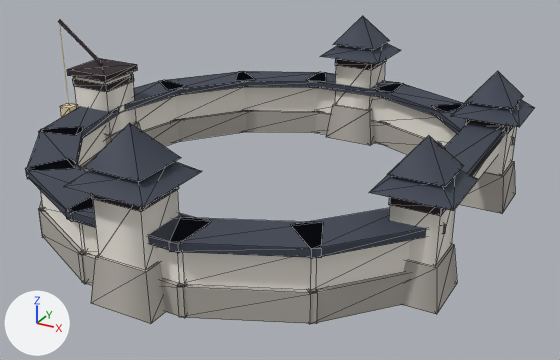
Two versions of the glTF model assets/sakura/bases/base_builder_walls_2.glb, one commit apart.
The view is the same before and after, from a 50 mm lens placed at (0.761, -1.356, 0.723), pointed at (0.023, -0.013, 0.051). Arrows for +X, +Y and +Z are at lower left; the lights stay in place. The older version comes first. Mesh edges are drawn as thin lines on the coarser meshes. Where no turn or scale is listed for an object, it has been applied to the vertices.

In view in the first picture: 'tower_270_band', 'tower_270_body', 'tower_270_eave', 'tower_270_ishigaki', 'tower_270_roof', 'tower_90_band', 'tower_90_body', 'tower_90_eave', 'tower_90_ishigaki', 'tower_90_roof', 'wall_10', 'wall_10_cap', 'wall_10_plaster', 'wall_11', 'wall_11_cap', 'wall_9', 'wall_9_cap', 'wall_9_plaster' and 46 more.
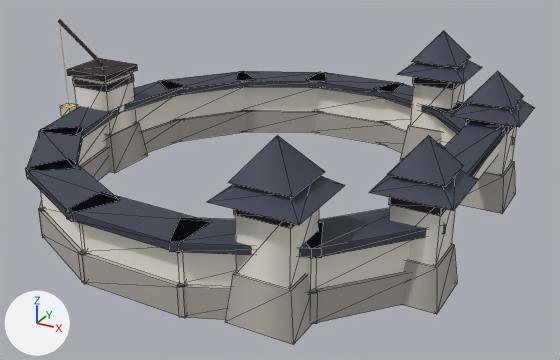
Where the change shows, as pixel boxes [x1, y1, x2, y2] in the pictures (560 x 360 px):
'tower_270_body', moved
    before: [93, 190, 179, 271]
    after: [235, 208, 319, 289]
'tower_270_ishigaki', moved
    before: [91, 255, 166, 324]
    after: [225, 272, 312, 345]
'tower_270_roof', moved
    before: [84, 123, 180, 182]
    after: [228, 136, 325, 197]
'tower_270_eave', moved
    before: [64, 161, 202, 208]
    after: [207, 176, 345, 225]
'tower_90_body', moved
    before: [335, 59, 385, 110]
    after: [410, 77, 465, 131]
'tower_90_roof', moved
    before: [333, 16, 390, 50]
    after: [411, 31, 470, 68]
'tower_90_ishigaki', moved
    before: [326, 104, 374, 145]
    after: [400, 125, 442, 161]
'tower_90_eave', moved
    before: [321, 43, 401, 64]
    after: [397, 59, 482, 84]
'tower_270_band', moved
    before: [91, 186, 179, 212]
    after: [233, 209, 296, 229]
'tower_90_band', moved
    before: [335, 59, 386, 70]
    after: [412, 77, 461, 90]
'wall_10', unchanged, covered by the edit
    before: [177, 284, 317, 324]
    after: [177, 285, 317, 324]
'wall_9_cap', unchanged, uncovered by the edit
    before: [65, 200, 207, 253]
    after: [65, 192, 211, 253]
'wall_9', unchanged, uncovered by the edit
    both: [78, 251, 186, 318]
'wall_9_plaster', unchanged, uncovered by the edit
    both: [79, 223, 185, 285]

The change, as a diff of the scene's bpy script:
```diff
--- a/assets/sakura/bases/base_builder_walls_2.glb.py
+++ b/assets/sakura/bases/base_builder_walls_2.glb.py
@@ ob_tower_90_ishigaki @@
 ob_tower_90_ishigaki = bpy.data.objects.new('tower_90_ishigaki', me_mesh_36)
-ob_tower_90_ishigaki.location = (0.0, 0.46, 0.044)
+ob_tower_90_ishigaki.location = (0.23, 0.398, 0.044)
@@ ob_tower_90_body @@
 ob_tower_90_body = bpy.data.objects.new('tower_90_body', me_mesh_37)
-ob_tower_90_body.location = (0.0, 0.46, 0.154)
+ob_tower_90_body.location = (0.23, 0.398, 0.154)
@@ ob_tower_90_band @@
 ob_tower_90_band = bpy.data.objects.new('tower_90_band', me_mesh_38)
-ob_tower_90_band.location = (0.0, 0.46, 0.202)
+ob_tower_90_band.location = (0.23, 0.398, 0.202)
@@ ob_tower_90_eave @@
 ob_tower_90_eave = bpy.data.objects.new('tower_90_eave', me_mesh_39)
-ob_tower_90_eave.location = (0.0, 0.46, 0.234)
+ob_tower_90_eave.location = (0.23, 0.398, 0.234)
@@ ob_tower_90_roof @@
 ob_tower_90_roof = bpy.data.objects.new('tower_90_roof', me_mesh_40)
-ob_tower_90_roof.location = (0.0, 0.46, 0.282)
+ob_tower_90_roof.location = (0.23, 0.398, 0.282)
@@ ob_tower_270_ishigaki @@
 ob_tower_270_ishigaki = bpy.data.objects.new('tower_270_ishigaki', me_mesh_41)
-ob_tower_270_ishigaki.location = (0.0, -0.46, 0.044)
+ob_tower_270_ishigaki.location = (0.23, -0.398, 0.044)
@@ ob_tower_270_body @@
 ob_tower_270_body = bpy.data.objects.new('tower_270_body', me_mesh_42)
-ob_tower_270_body.location = (0.0, -0.46, 0.154)
+ob_tower_270_body.location = (0.23, -0.398, 0.154)
@@ ob_tower_270_band @@
 ob_tower_270_band = bpy.data.objects.new('tower_270_band', me_mesh_43)
-ob_tower_270_band.location = (0.0, -0.46, 0.202)
+ob_tower_270_band.location = (0.23, -0.398, 0.202)
@@ ob_tower_270_eave @@
 ob_tower_270_eave = bpy.data.objects.new('tower_270_eave', me_mesh_44)
-ob_tower_270_eave.location = (0.0, -0.46, 0.234)
+ob_tower_270_eave.location = (0.23, -0.398, 0.234)
@@ ob_tower_270_roof @@
 ob_tower_270_roof = bpy.data.objects.new('tower_270_roof', me_mesh_45)
-ob_tower_270_roof.location = (0.0, -0.46, 0.282)
+ob_tower_270_roof.location = (0.23, -0.398, 0.282)
```
